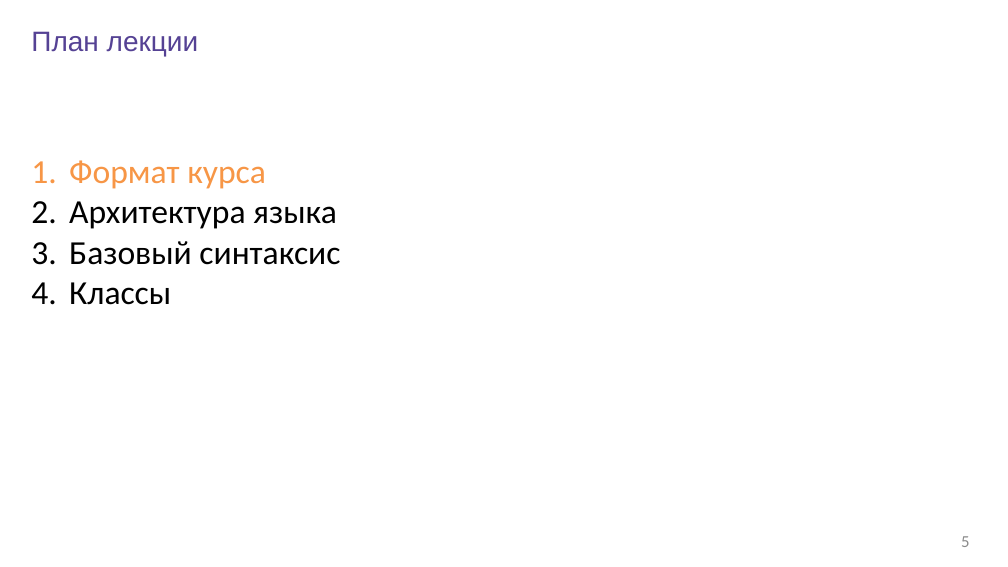
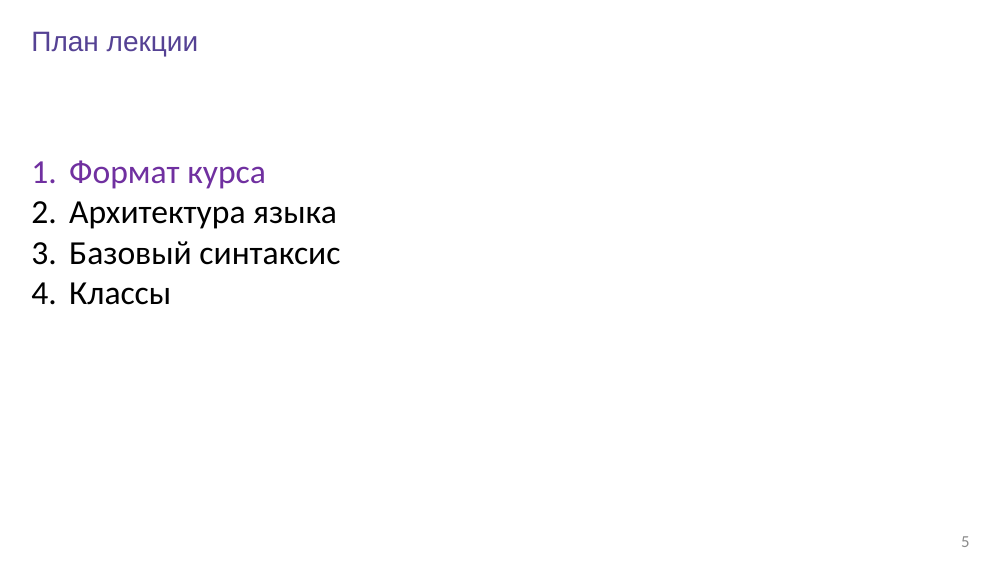
Before and after one commit to rybalkinsd/atom, a slide deck: slide 5 of lecture1/presentation/lecture01.pptx. Drawn at 1008x567 pixels with LibreOffice and Linux fonts; fonts in the diff are those of the drawing; background and template pictures are left out. Boxes give left, top, right and bottom in pixels: in the first picture for what was removed or moved away, otherwise in the second. Text is boxed around its words. In the diff, an @@ line names an element or a change of style, - is before the commit and + after.

```diff
--- a/lecture1/presentation/lecture01.pptx
+++ b/lecture1/presentation/lecture01.pptx
@@ text at bbox=[69, 160, 266, 189]: text colour #F79646 to #7030A0 in "Формат курса" @@
```
Also in this commit, not shown: 13 other slides changed, 1 other file.
